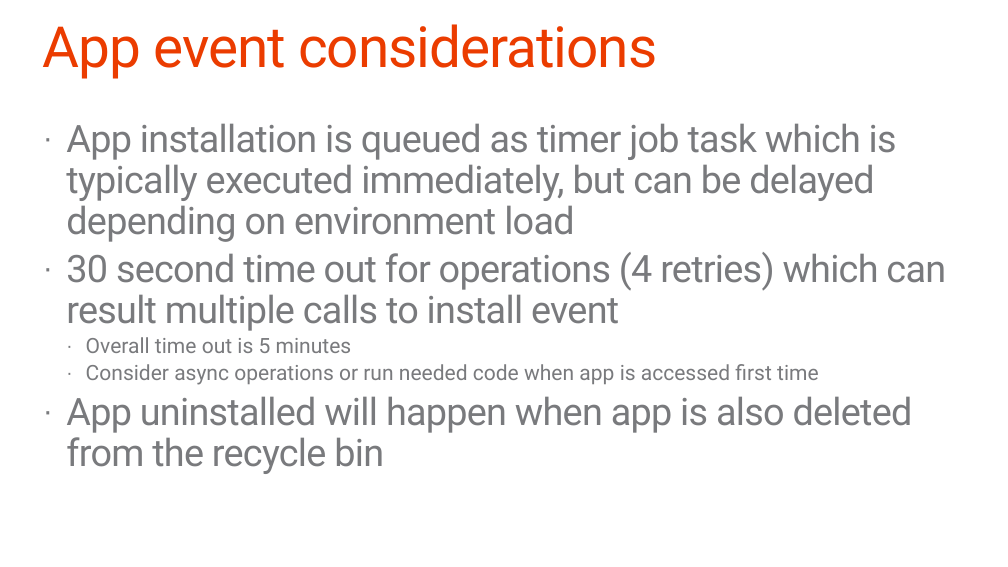
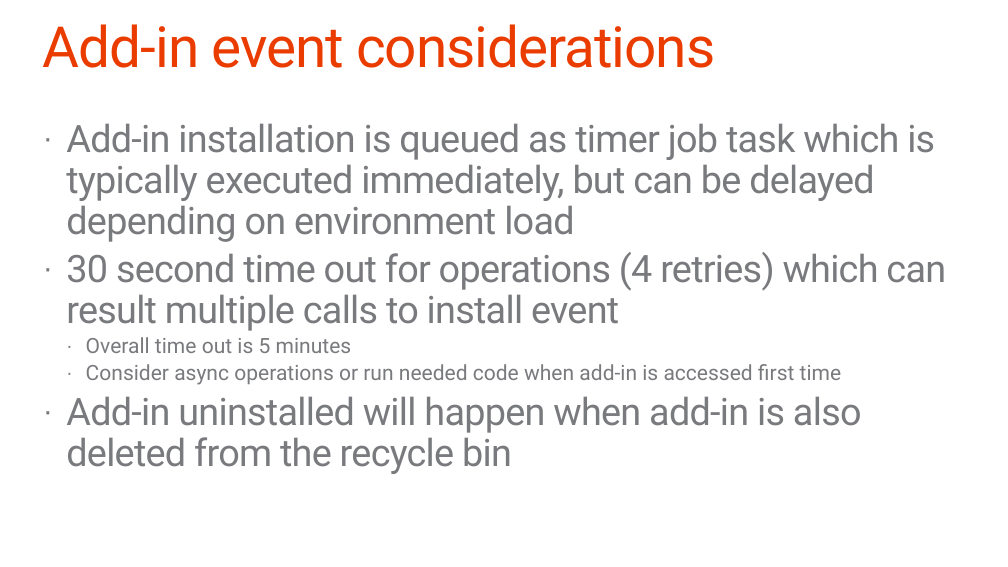
Before and after one commit to fabbbiob/TrainingContent, a slide deck: slide 32 of O3658/05 Using Remote Event Receivers and Remote Timer Jobs/5_RemoteTimersEvents.pptx. Drawn at 1008x567 pixels with LibreOffice and Linux fonts; fonts in the diff are those of the drawing; background and template pictures are left out. Boxes give left, top, right and bottom in pixels: in the first picture for what was removed or moved away, otherwise in the second. Text is boxed around its words. In the diff, an @@ line names an element or a change of style, - is before the commit and + after.

Commit message:
App to add-in change and few other polishing operations.

```diff
--- a/O3658/05 Using Remote Event Receivers and Remote Timer Jobs/5_RemoteTimersEvents.pptx
+++ b/O3658/05 Using Remote Event Receivers and Remote Timer Jobs/5_RemoteTimersEvents.pptx
@@ title at bbox=[43, 24, 715, 68]: text changed @@
-App event considerations
+Add-in event considerations
@@ text at bbox=[66, 123, 935, 242]: text changed @@
-· App installation is queued as timer job task which is typically executed immediately, but can be delayed depending on environment load
+· Add-in installation is queued as timer job task which is typically executed immediately, but can be delayed depending on environment load
@@ text at bbox=[66, 364, 862, 474]: text changed @@
-  · Consider async operations or run needed code when app is accessed first time
-· App uninstalled will happen when app is also deleted from the recycle bin
+  · Consider async operations or run needed code when add-in is accessed first time
+· Add-in uninstalled will happen when add-in is also deleted from the recycle bin
```
Also in this commit, not shown: 16 other slides changed, 1 slide added, 1 slide removed, 6 other files.
